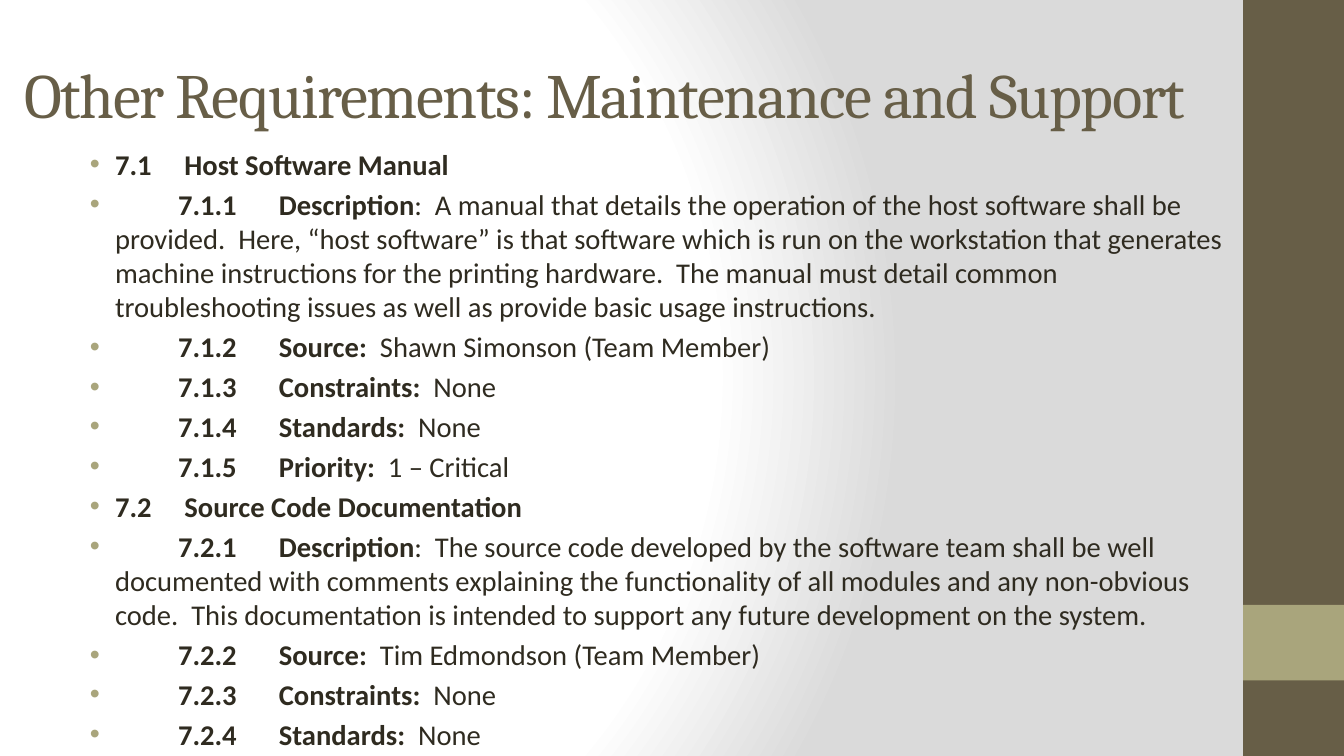
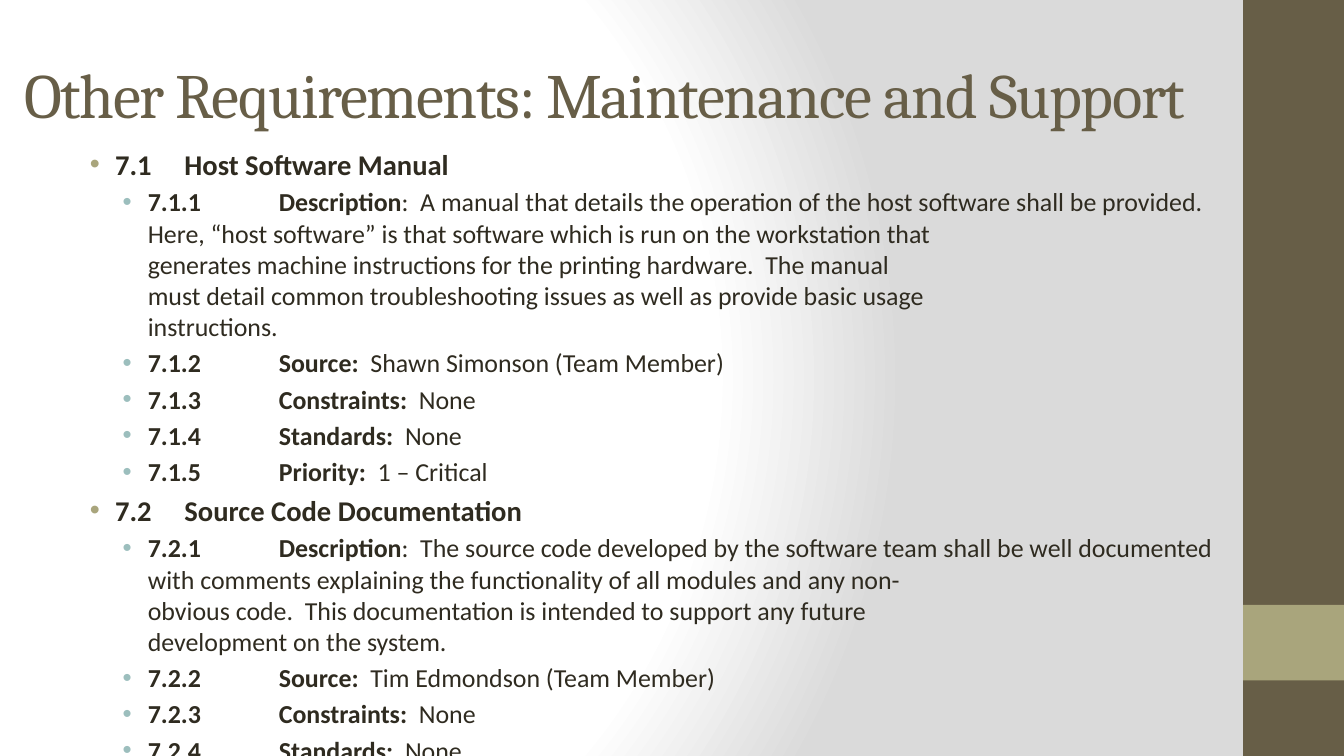
Before and after one commit to qpHalcy0n/SRDesign, a slide deck: slide 20 of SRS Presentation/SRS Presentation.pptx. Drawn at 1344x756 pixels with LibreOffice and Linux fonts; fonts in the diff are those of the drawing. Boxes give left, top, right and bottom in pixels: in the first picture for what was removed or moved away, otherwise in the second. Text is boxed around its words. In the diff, an @@ line names an element or a change of style, - is before the commit and + after.

```diff
--- a/SRS Presentation/SRS Presentation.pptx
+++ b/SRS Presentation/SRS Presentation.pptx
@@ text at (148,193,1202,723): size 20.4 to 18.5 pt in "7.1.1 Description: A manual that details the ...", "7.1.2 Source: Shawn Simonson (Team Member)", "7.1.3 Constraints: None", "7.1.4 Standards: None" and 5 more places; list level 1 to 2 in "7.1.1 Description: A manual that ..."; bullet colour #A9A57C to #9CBEBD; list level 1 to 2 in "7.1.2 Source: Shawn Simonson (Team ..."; list level 1 to 2 in "7.1.3 Constraints: None"; list level 1 to 2 in "7.1.4 Standards: None"; list level 1 to 2 in "7.1.5 Priority: 1 – Critical"; list level 1 to 2 in "7.2.2 Source: Tim Edmondson (Team ..."; list level 1 to 2 in "7.2.3 Constraints: None"; list level 1 to 2 in "7.2.4 Standards: None"; list level 1 to 2 in "7.2.5 Priority: 2 – High" @@
@@ text at (148,539,1212,655): text changed; size 20.4 to 18.5 pt @@
-• 7.2.1 Description: The source code developed by the software team shall be well documented with comments explaining the functionality of all modules and any non-obvious code. This documentation is intended to support any future development on the system.
+  • 7.2.1 Description: The source code developed by the software team shall be well documented with comments explaining the functionality of all modules and any non- obvious code. This documentation is intended to support any future development on the system.
```
Also in this commit, not shown: 5 slides added.
